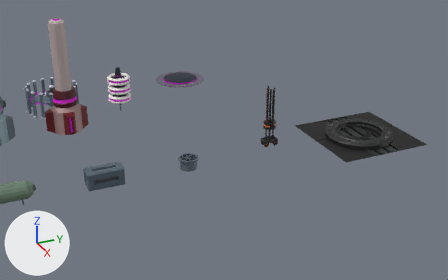
The FBX model Assets/04.Models/LastmomentUnits.fbx as it was, and as the next commit left it.
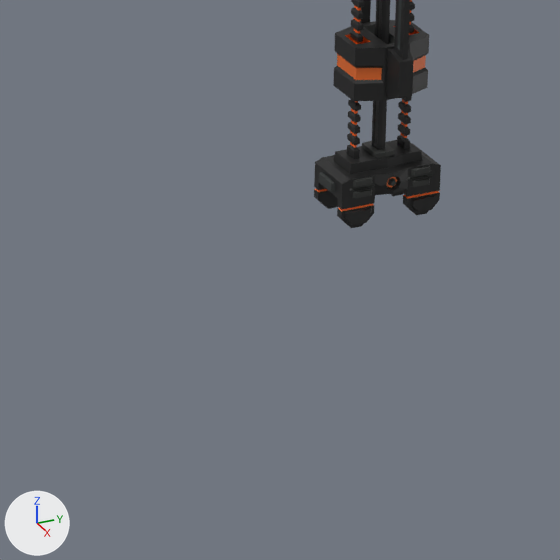
Old and new are each drawn from a 50 mm lens placed at (185.5, 12.2, 32.9), pointed at (122.7, 40.5, 1.5) and again close up on the part from 49% to 66% of the width and 42% to 69% of the height. Every picture has the same lights, and +X, +Y and +Z are marked at lower left. Where no turn or scale is listed for an object, it has been applied to the vertices.

In view in the first close-up: 'Tong_Base', 'Tong_Support'.
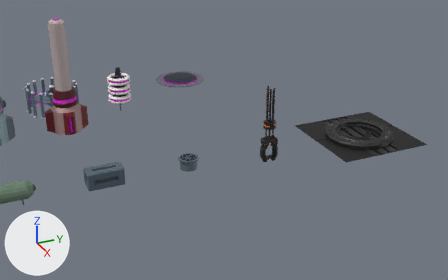
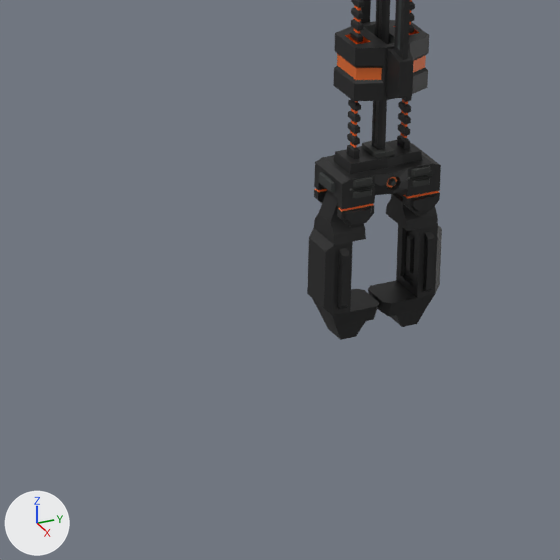
Commit message: fix : Unit Models

Diff of the bpy script that builds the scene:
```diff
--- a/Assets/04.Models/LastmomentUnits.fbx.py
+++ b/Assets/04.Models/LastmomentUnits.fbx.py
@@ ob_tongl @@
 ob_tongl = bpy.data.objects.new('TongL', me_tongl)
-ob_tongl.location = (125.06, 45.47, 3.59)
-ob_tongl.rotation_euler = (3.142, 0.0, 0.0)  # degrees (180, 0, 0)
-ob_tongl.scale = (0.0001, 0.0001, 0.0001)
+ob_tongl.location = (125.06, 44.84, 1.21)
+ob_tongl.rotation_euler = (1.571, 0.0, 0.0)  # degrees (90, 0, 0)
+ob_tongl.scale = (0.01, 0.01, 0.01)
@@ ob_tongr @@
 ob_tongr = bpy.data.objects.new('TongR', me_tongr)
-ob_tongr.location = (125.06, 45.47, 3.6)
-ob_tongr.rotation_euler = (3.142, 0.0, 0.0)  # degrees (180, 0, 0)
-ob_tongr.scale = (0.0001, 0.0001, 0.0001)
+ob_tongr.location = (125.06, 46.05, 1.21)
+ob_tongr.rotation_euler = (1.571, 0.0, 0.0)  # degrees (90, 0, 0)
+ob_tongr.scale = (0.01, 0.01, 0.01)
```

Pixel boxes (x1, y1, x2, y2) of what changed, in the close-ups (560 x 560 px):
'TongL', moved, turned, rescaled (not visible before): after (307, 190, 379, 340)
'TongR', moved, turned, rescaled (not visible before): after (368, 191, 442, 327)
